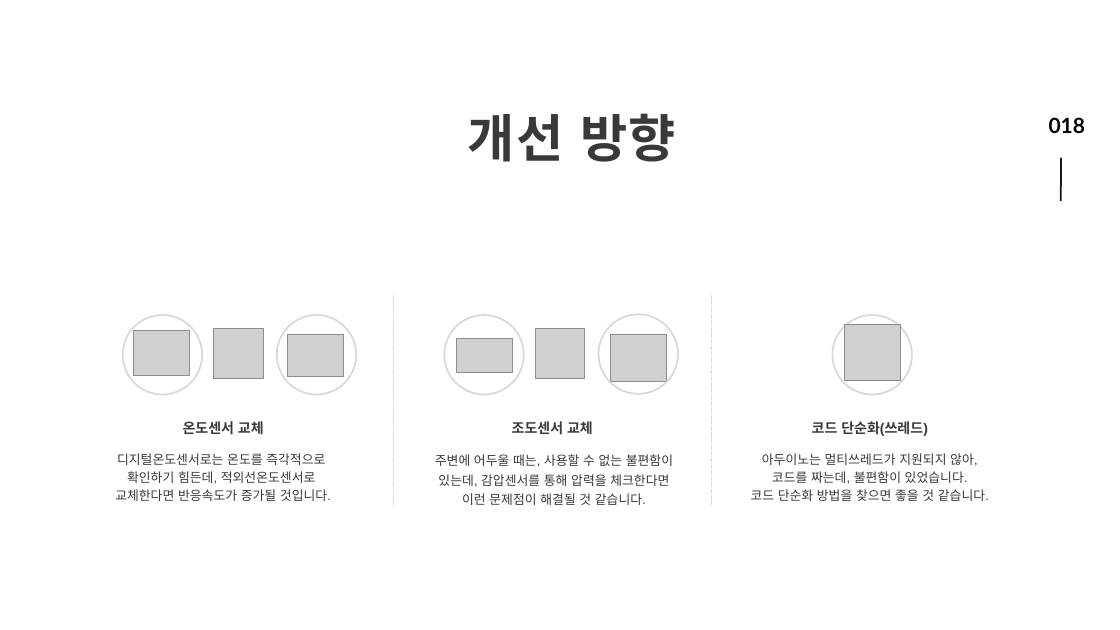
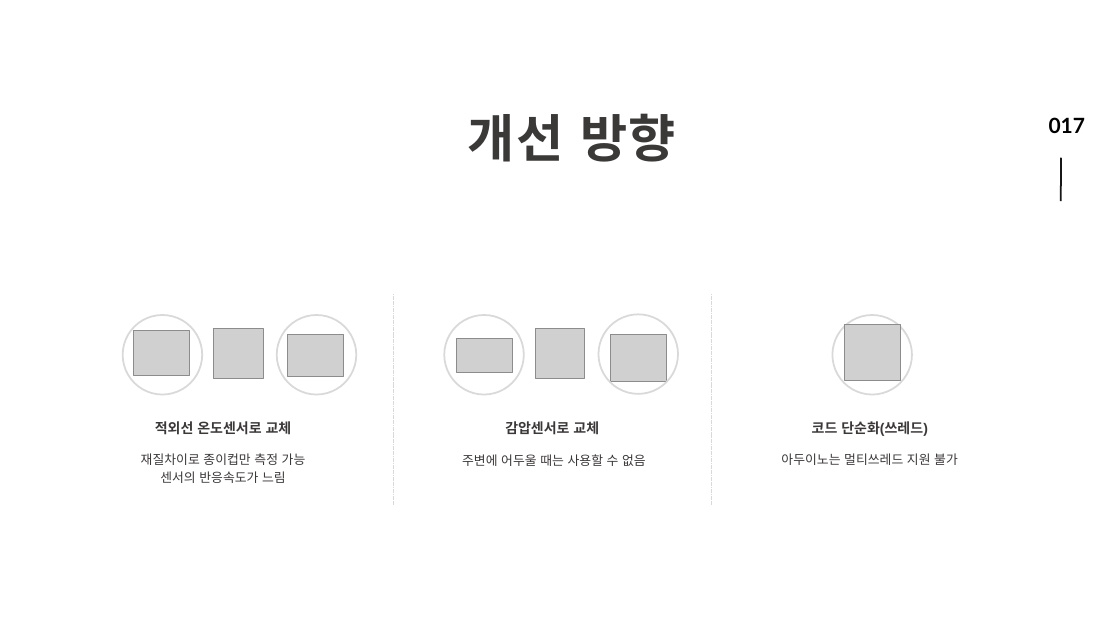
Before and after one commit to Ko0o0/IoT_Coffee_BlackCow, a slide deck: slide 17 of presentation/coffee_blackcow.pptx (slide 18 before the commit). Drawn at 1120x630 pixels with LibreOffice and Linux fonts; fonts in the diff are those of the drawing; grey boxes stand for pictures. Boxes give left, top, right and bottom in pixels: in the first picture for what was removed or moved away, otherwise in the second. Text is boxed around its words. In the diff, an @@ line names an element or a change of style, - is before the commit and + after.

```diff
--- a/presentation/coffee_blackcow.pptx
+++ b/presentation/coffee_blackcow.pptx
@@ page number at (1049,117,1086,133): text changed @@
-018
+017
@@ text at (155,421,292,435): text changed @@
-온도센서 교체
+적외선 온도센서로 교체
@@ text at (505,421,599,435): text changed @@
-조도센서 교체
+감압센서로 교체
@@ text at (141,453,306,483): text changed @@
-디지털온도센서로는 온도를 즉각적으로
-확인하기 힘든데, 적외선온도센서로
-교체한다면 반응속도가 증가될 것입니다.
+재질차이로 종이컵만 측정 가능
+센서의 반응속도가 느림
@@ text at (462,454,646,466): text changed @@
-주변에 어두울 때는, 사용할 수 없는 불편함이
-있는데, 감압센서를 통해 압력을 체크한다면
-이런 문제점이 해결될 것 같습니다.
+주변에 어두울 때는 사용할 수 없음
@@ text at (781,453,958,465): text changed @@
-아두이노는 멀티쓰레드가 지원되지 않아,
-코드를 짜는데, 불편함이 있었습니다.
-코드 단순화 방법을 찾으면 좋을 것 같습니다.
+아두이노는 멀티쓰레드 지원 불가
```
Also in this commit, not shown: 1 other slide changed, 1 slide removed.
